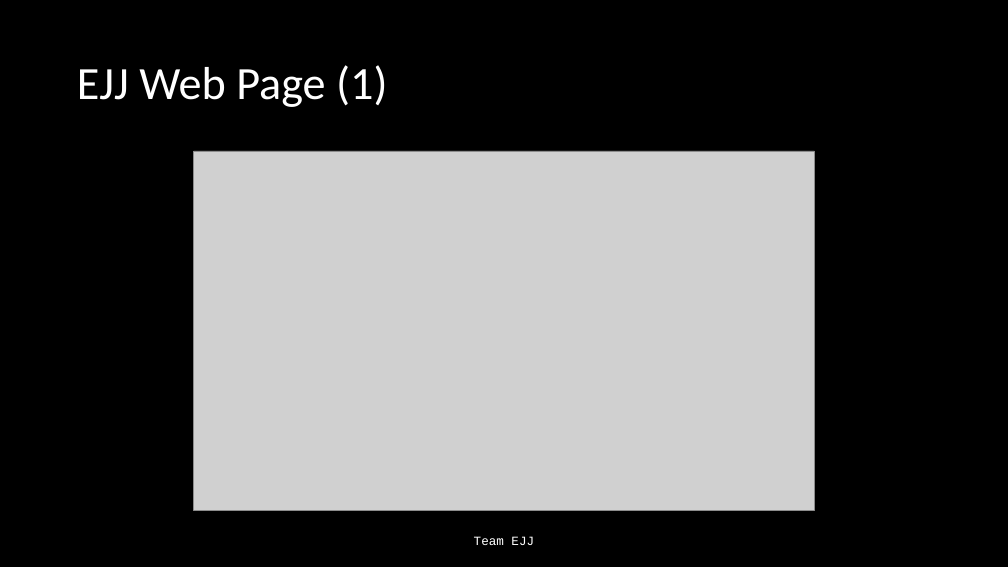
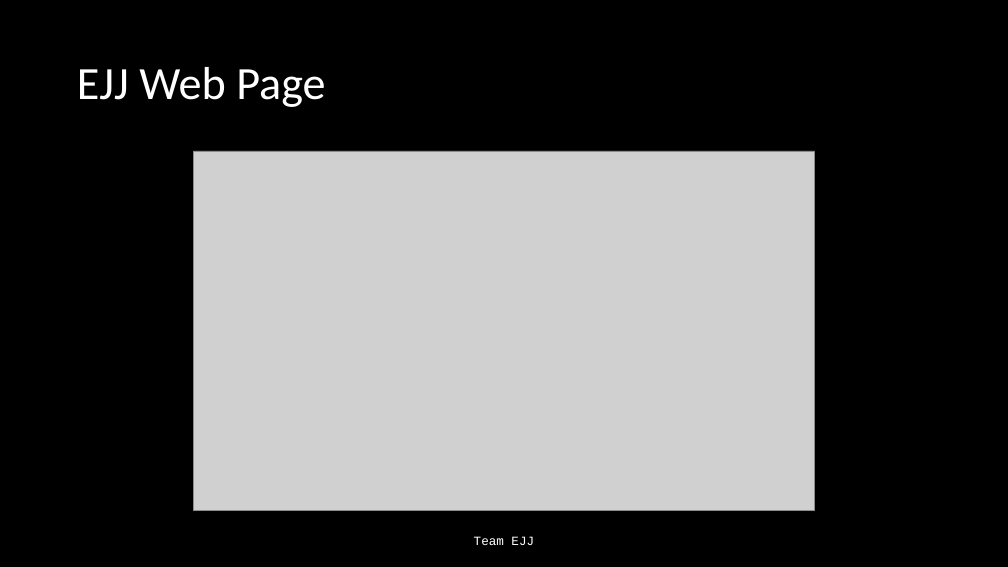
Before and after one commit to Jonathan805/RestrictedPlanning, a slide deck: slide 9 of TeamEJJ.pptx (slide 11 before the commit). Drawn at 1008x567 pixels with LibreOffice and Linux fonts; fonts in the diff are those of the drawing; grey boxes stand for pictures. Boxes give left, top, right and bottom in pixels: in the first picture for what was removed or moved away, otherwise in the second. Text is boxed around its words. In the diff, an @@ line names an element or a change of style, - is before the commit and + after.

```diff
--- a/TeamEJJ.pptx
+++ b/TeamEJJ.pptx
@@ title at bbox=[77, 67, 325, 107]: text changed @@
-EJJ Web Page (1)
+EJJ Web Page
```
Also in this commit, not shown: 4 other slides changed, 3 slides added, 4 other files.
